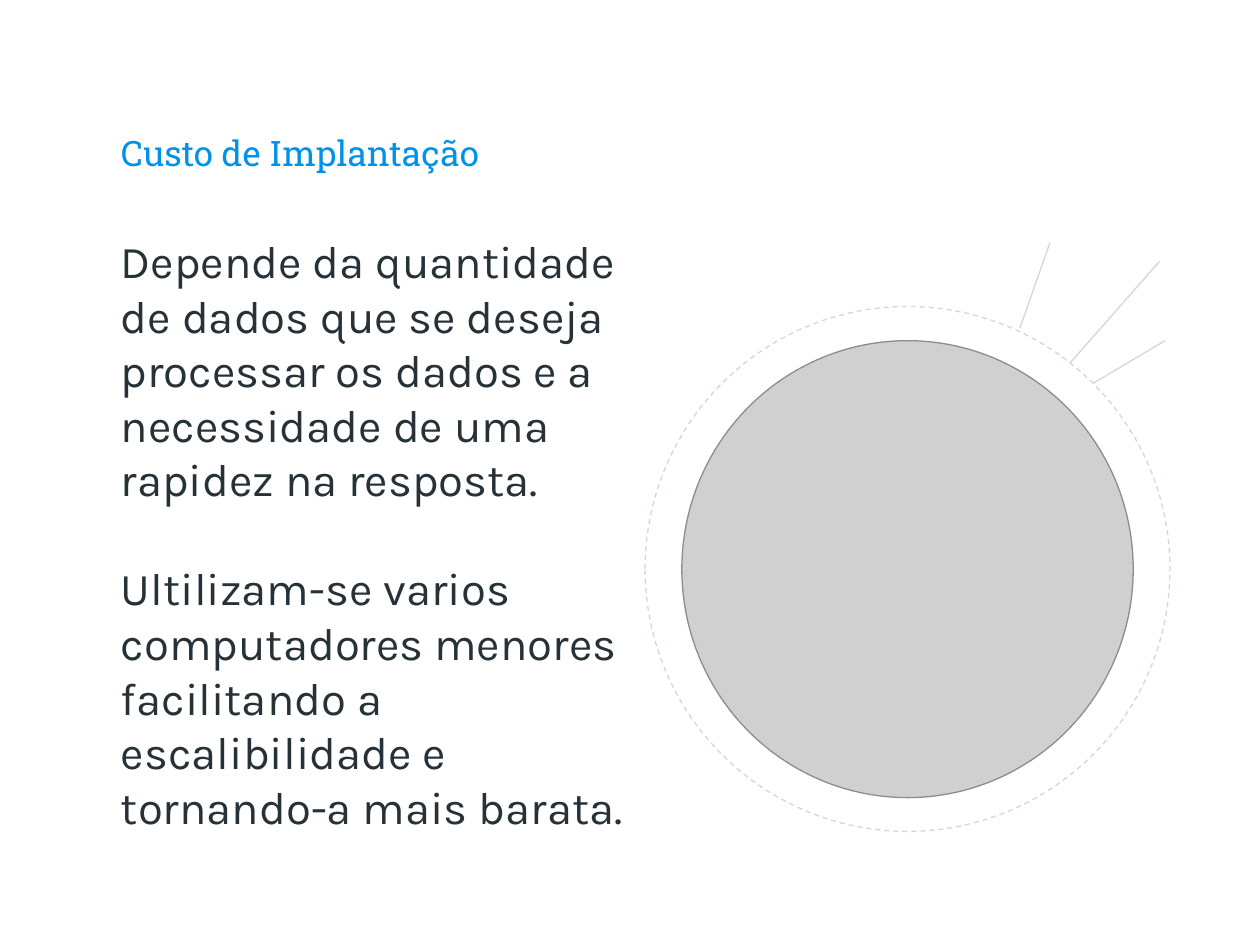
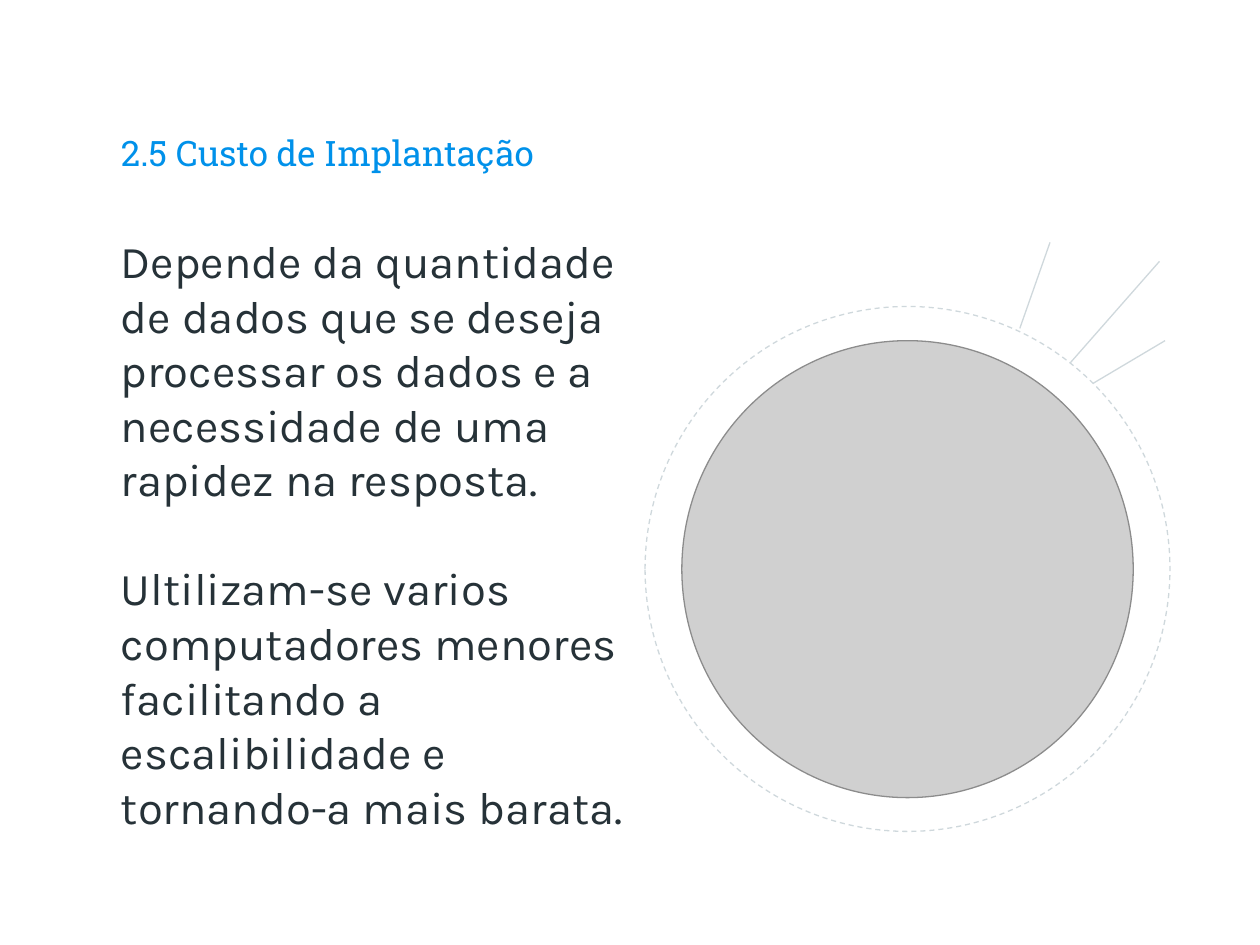
Before and after one commit to rafaelcam/tcc, a slide deck: slide 14 of TRABALHOS TEÓRICOS/Slide Apresentacao TCC.pptx (slide 13 before the commit). Drawn at 1260x945 pixels with LibreOffice and Linux fonts; fonts in the diff are those of the drawing; grey boxes stand for pictures; background and template pictures are left out. Boxes give left, top, right and bottom in pixels: in the first picture for what was removed or moved away, otherwise in the second. Text is boxed around its words. In the diff, an @@ line names an element or a change of style, - is before the commit and + after.

```diff
--- a/TRABALHOS TEÓRICOS/Slide Apresentacao TCC.pptx
+++ b/TRABALHOS TEÓRICOS/Slide Apresentacao TCC.pptx
@@ title at (121, 139, 534, 174): text changed @@
-Custo de Implantação
+2.5 Custo de Implantação
```
Also in this commit, not shown: 9 other slides changed, 11 slides added, 17 slides removed.
